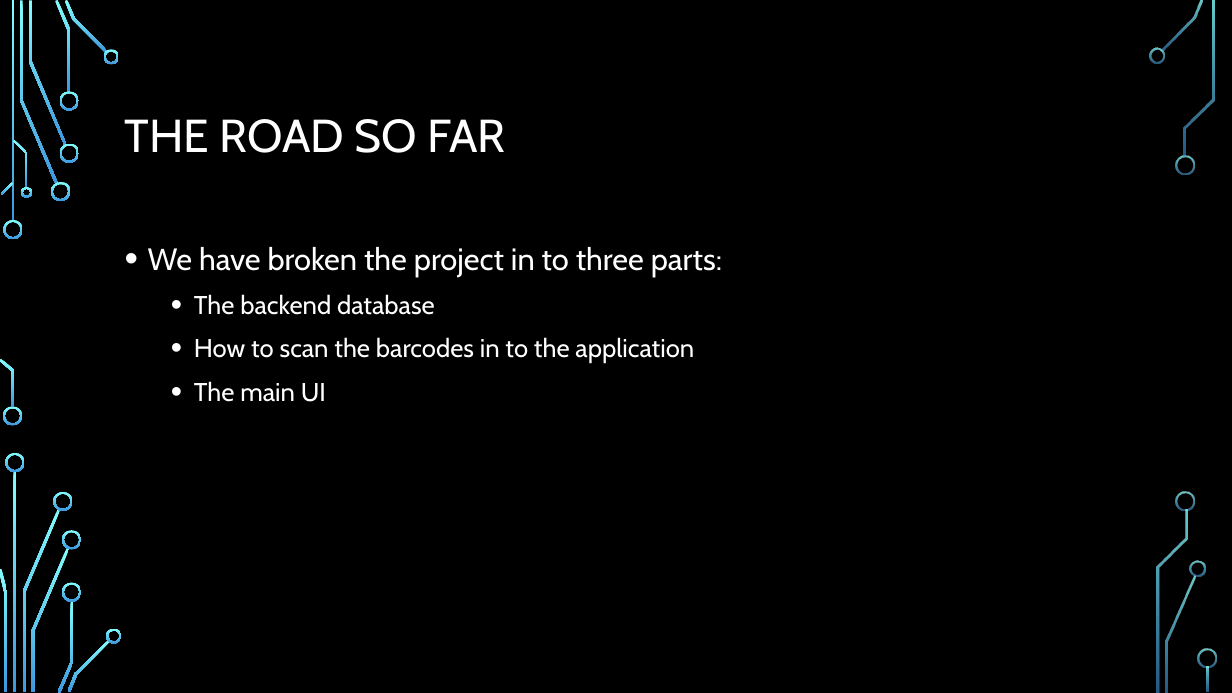
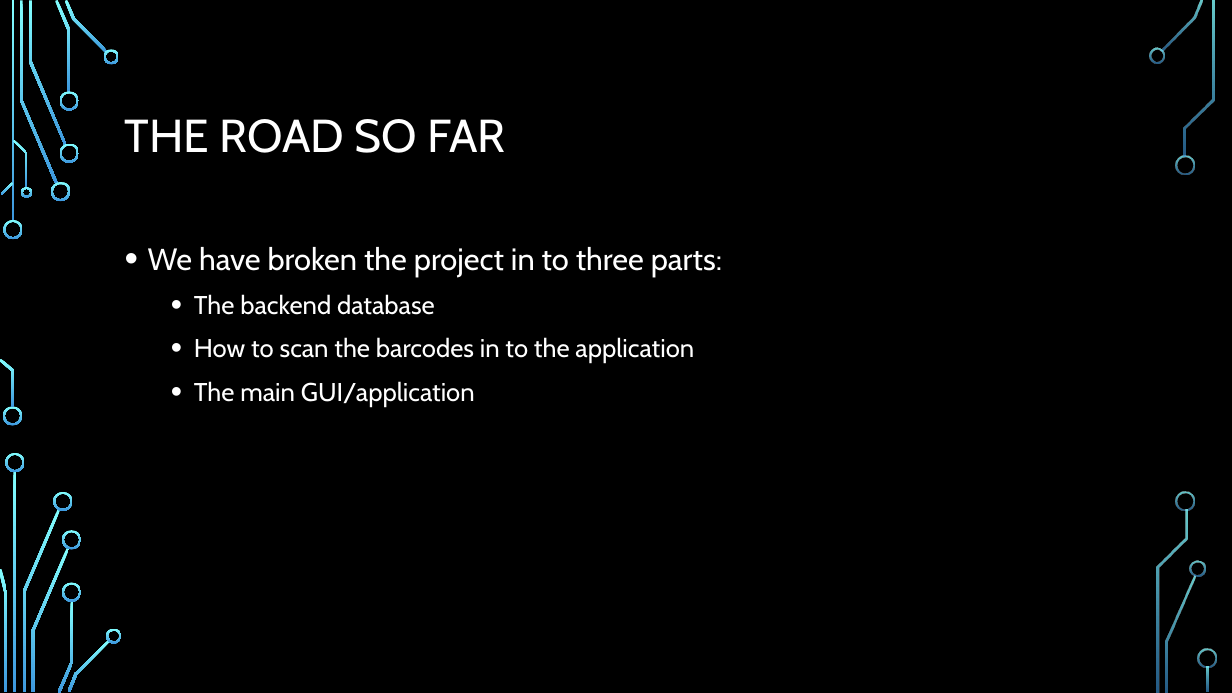
Before and after one commit to frozenNodak/InventoryManagement491, a slide deck: slide 3 of Inventory Management System demo draft.pptx. Drawn at 1232x693 pixels with LibreOffice and Linux fonts; fonts in the diff are those of the drawing; background and template pictures are left out. Boxes give left, top, right and bottom in pixels: in the first picture for what was removed or moved away, otherwise in the second. Text is boxed around its words. In the diff, an @@ line names an element or a change of style, - is before the commit and + after.

```diff
--- a/Inventory Management System demo draft.pptx
+++ b/Inventory Management System demo draft.pptx
@@ text at <box>194,381,475,406</box>: text changed @@
-  • The main UI
+  • The main GUI/application
```
Also in this commit, not shown: 6 other slides changed, 1 slide added.
